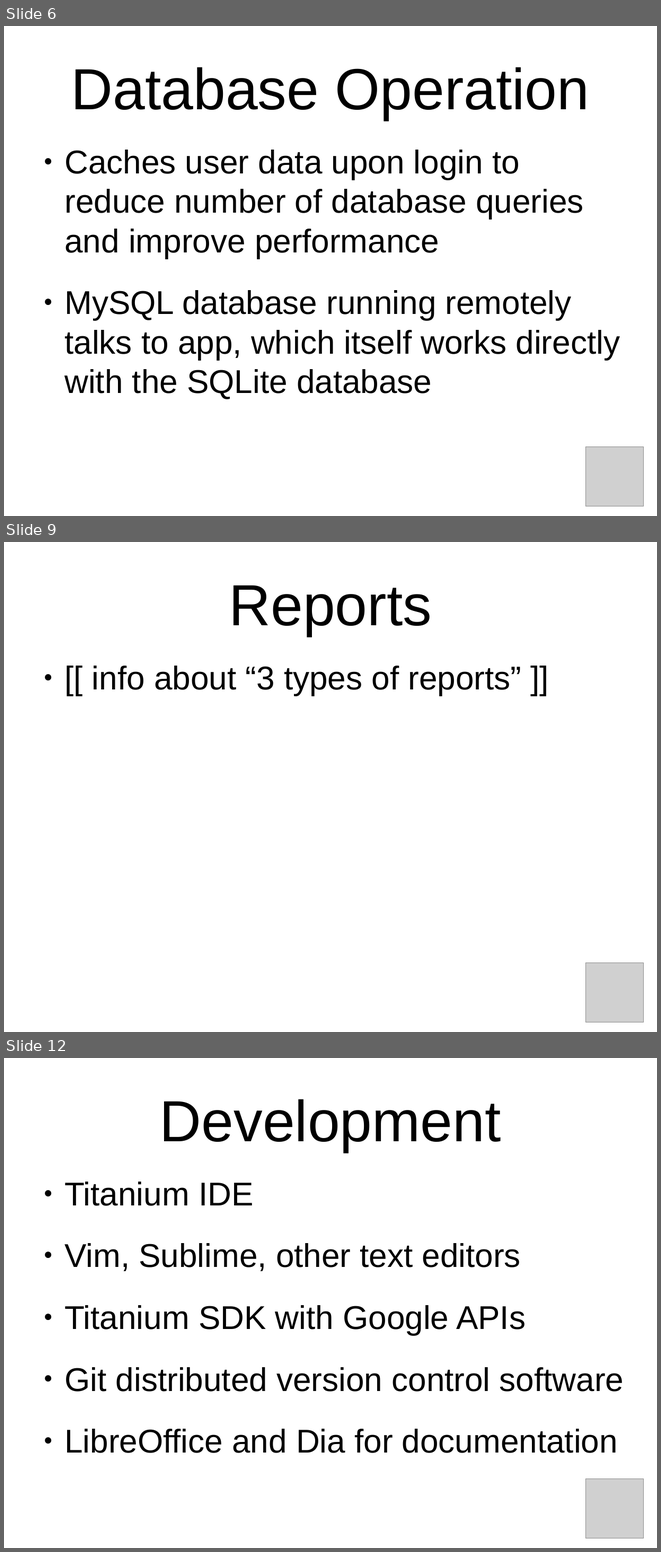
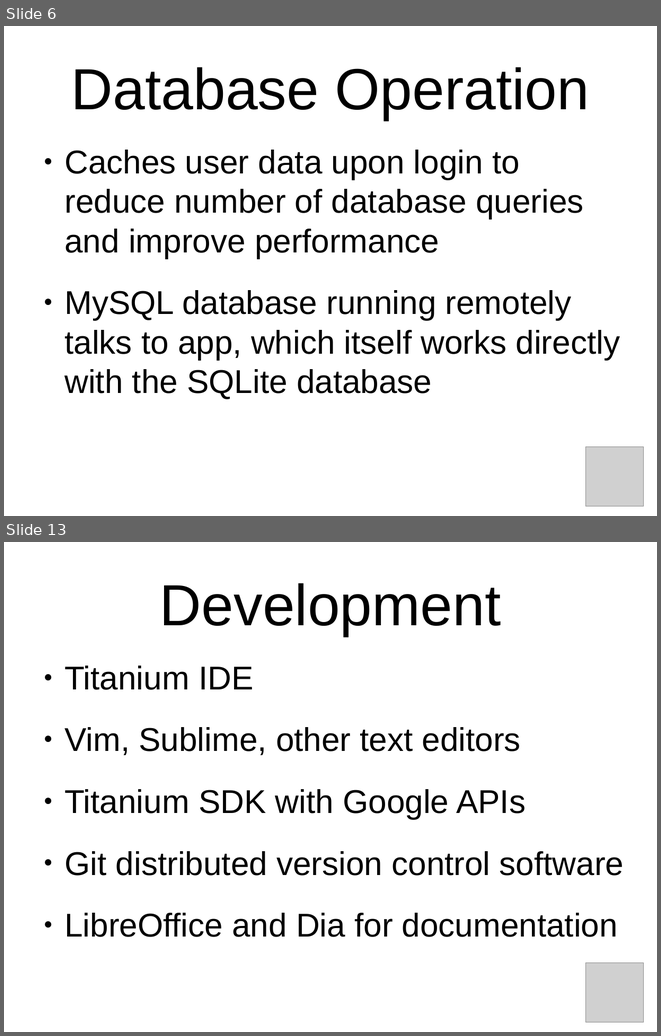
Before and after one commit to oddshocks/hivemind, a slide deck: docs/demo.odp. Shown one above the other, each under a label of ours: slides 6, 9 and 12 before the commit, slides 6 and 13 after it; the slides between them are not shown. The pictures are 661x1552 and 661x1036 pixels, drawn with LibreOffice and Linux fonts; fonts in the diff are those of the drawing; grey boxes stand for pictures; background and template pictures are left out. Boxes give left, top, right and bottom in pixels: in the first picture for what was removed or moved away, otherwise in the second. Text is boxed around its words. In the diff, an @@ line names an element or a change of style, - is before the commit and + after.

```diff
--- a/docs/demo.odp
+++ b/docs/demo.odp
@@ slide 9 removed at box(4, 542, 657, 1032), background picture (left out) @@
@@ title removed at box(229, 585, 432, 636) @@
-Reports
@@ text removed at box(92, 665, 521, 695) @@
-● [[ info about “3 types of reports” ]]
@@ picture removed at box(586, 963, 644, 1022) @@
@@ what was slide 12 is now slide 13 @@
```
Also in this commit, not shown: 3 slides changed, 4 slides added, 2 other slides removed, 1 other file.
